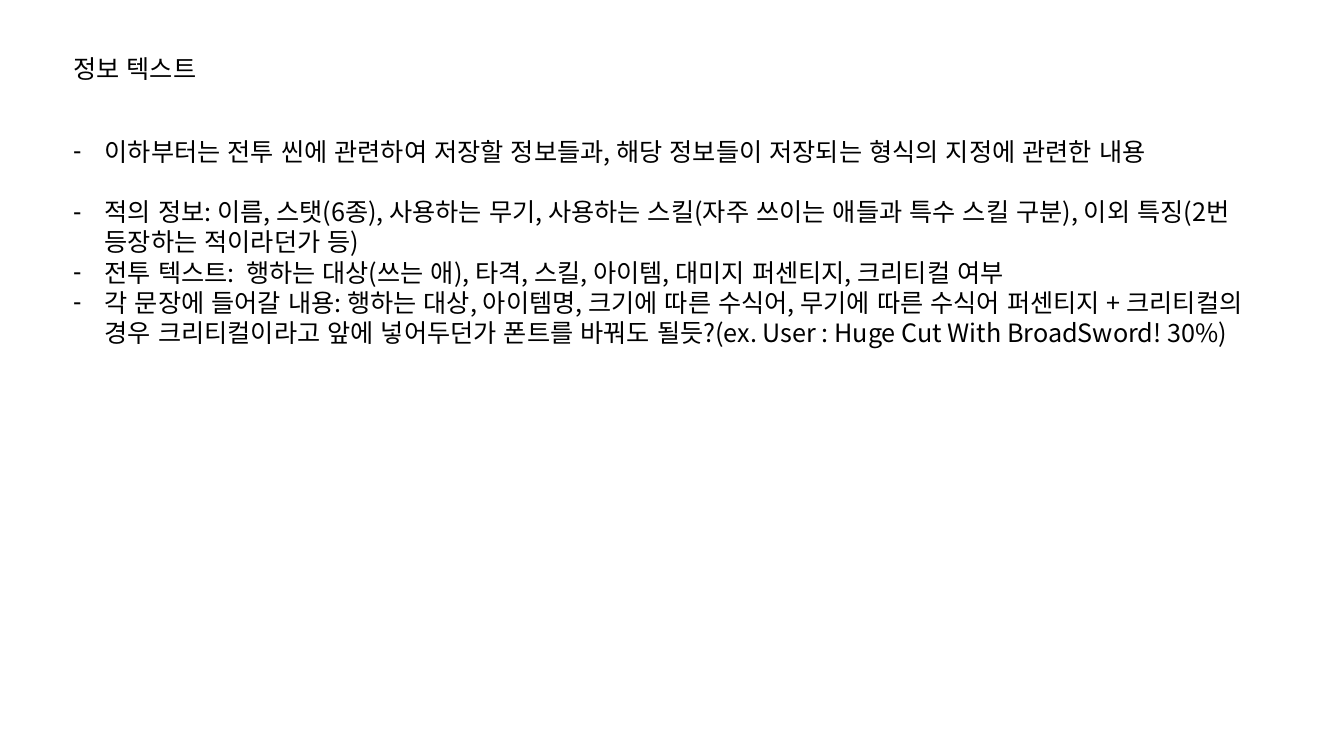
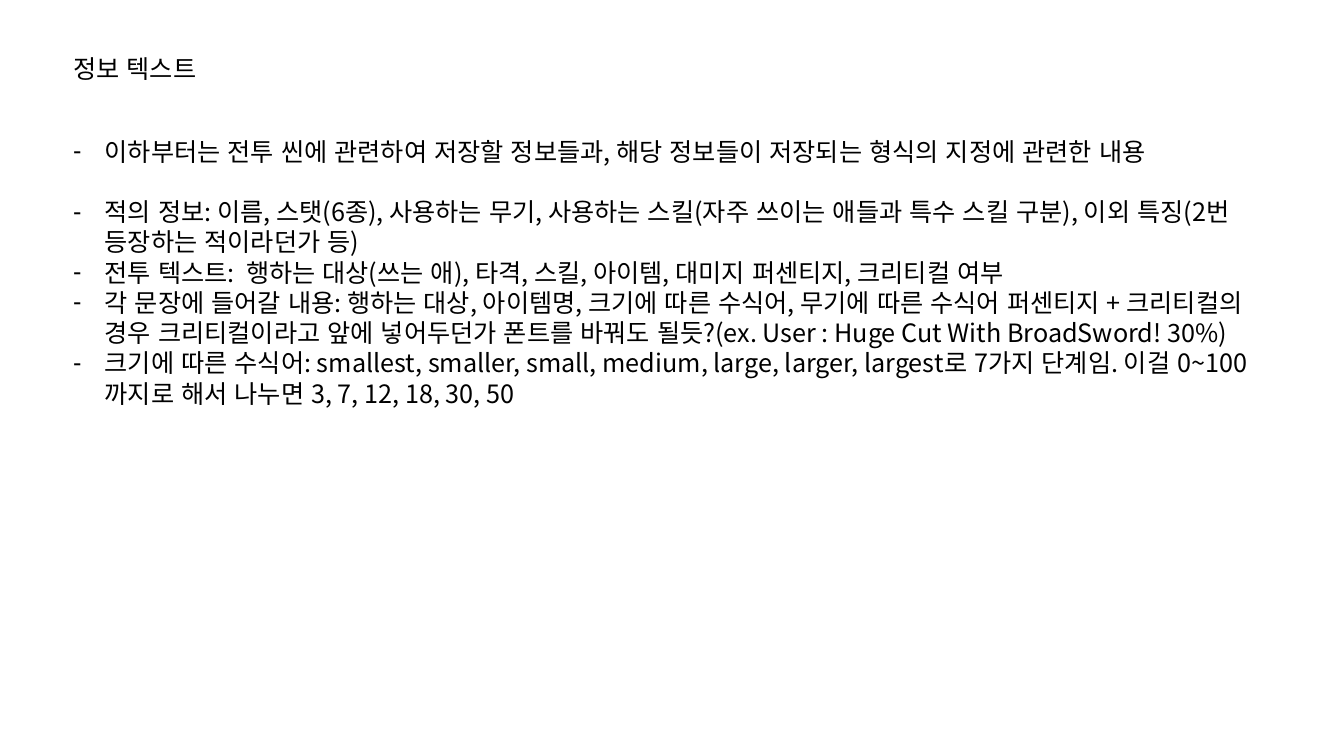
Before and after one commit to IdfKLeh/capstone, a slide deck: slide 6 of 전투.pptx (slide 8 before the commit). Drawn at 1344x756 pixels with LibreOffice and Linux fonts; fonts in the diff are those of the drawing. Boxes give left, top, right and bottom in pixels: in the first picture for what was removed or moved away, otherwise in the second. Text is boxed around its words. In the diff, an @@ line names an element or a change of style, - is before the commit and + after.

```diff
--- a/전투.pptx
+++ b/전투.pptx
@@ text at (105,347,1247,408): paragraph added @@
+– 크기에 따른 수식어: smallest, smaller, small, medium, large, larger, largest로 7가지 단계임. 이걸 0~100까지로 해서 나누면 3, 7, 12, 18, 30, 50
```
Also in this commit, not shown: 2 slides removed, 6 other files.
